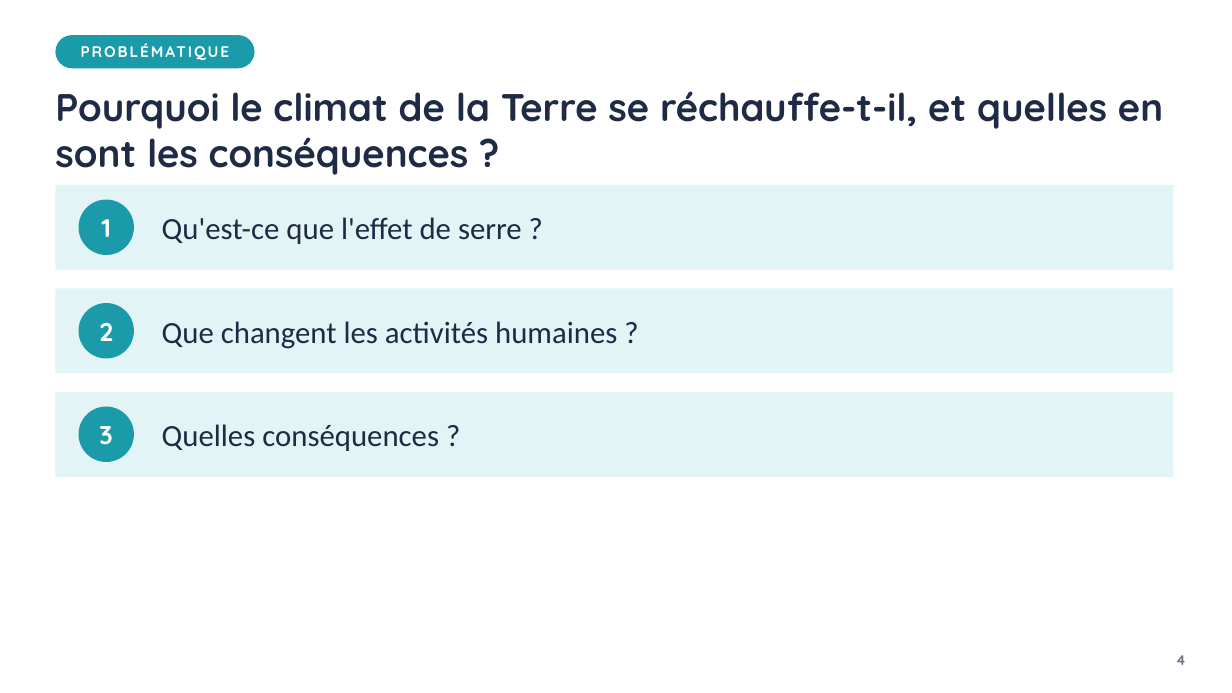
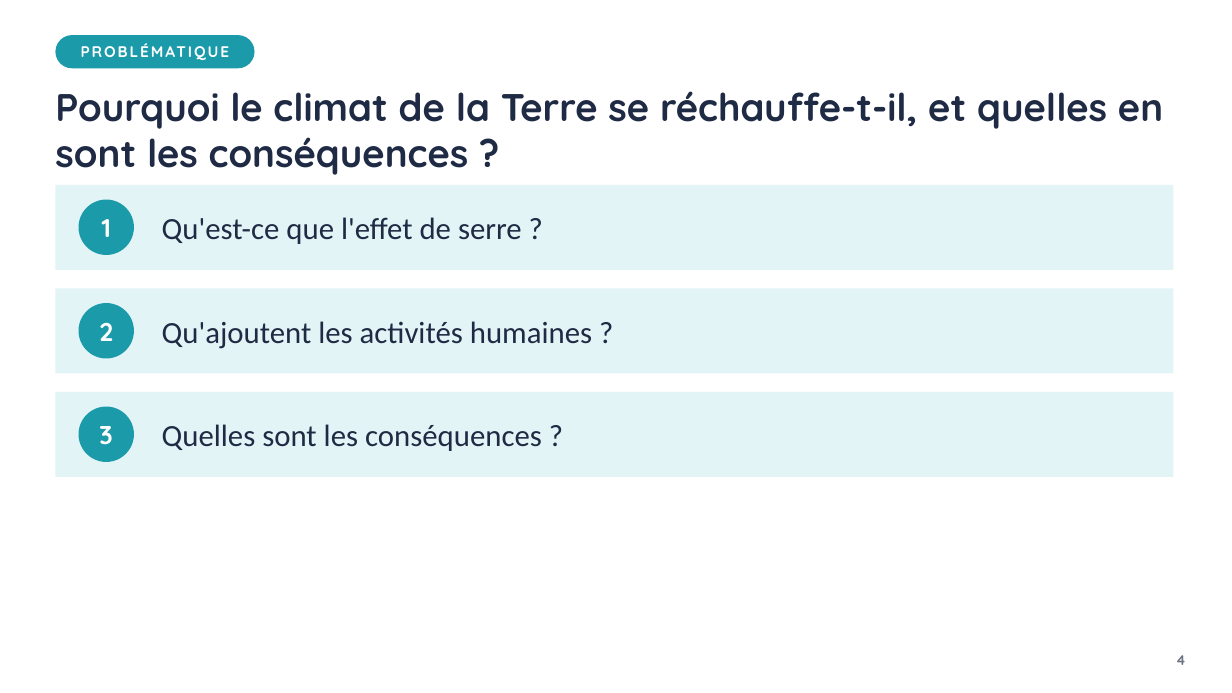
Before and after one commit to VinceIXIV/SVT-cour, a slide deck: slide 4 of cours/3e/S19-le-changement-climatique-causes-et-consequences/3e-S19-diaporama.pptx. Drawn at 1232x693 pixels with LibreOffice and Linux fonts; fonts in the diff are those of the drawing. Boxes give left, top, right and bottom in pixels: in the first picture for what was removed or moved away, otherwise in the second. Text is boxed around its words. In the diff, an @@ line names an element or a change of style, - is before the commit and + after.

```diff
--- a/cours/3e/S19-le-changement-climatique-causes-et-consequences/3e-S19-diaporama.pptx
+++ b/cours/3e/S19-le-changement-climatique-causes-et-consequences/3e-S19-diaporama.pptx
@@ text at box(162, 321, 592, 349): text changed @@
-Que changent les activités humaines ?
+Qu'ajoutent les activités humaines ?
@@ text at box(162, 424, 542, 451): text changed @@
-Quelles conséquences ?
+Quelles sont les conséquences ?
```
Also in this commit, not shown: 43 other files.
